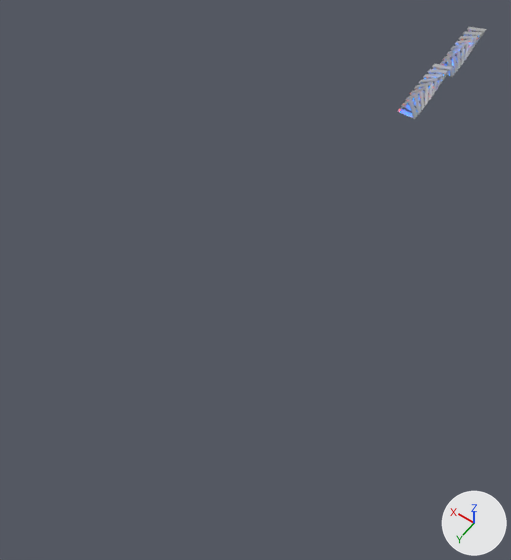
One commit to the Blender file triangles.blend: the scene before it, then after it.
Camera for both pictures: a 50 mm camera at (-39.3, 122.7, 85.7) aimed at (2.8, 63.7, -6.9). Every picture has the same lights, and +X, +Y and +Z are marked at lower right.

The scene before the commit, as lines of its bpy script (objects in view):
```python
me_cylinder = bpy.data.meshes.new('Cylinder')
me_cylinder.from_pydata(...)  # 735 vertices, 715 faces; spans x -1.9..1.9, y 7.43..8.57, z -1.1..2.2
# faces by material slot: [681, 2, 32]
me_cylinder.materials.append(mat_material_001)  # white #e7e7e7
me_cylinder.materials.append(mat_material_002)  # red #ff2000
me_cylinder.materials.append(mat_material_003)  # blue #0064ff
ob_triangle = bpy.data.objects.new('Triangle', me_cylinder)
ob_triangle.location = (0.0, 10.1, 0.0)
_m = ob_triangle.modifiers.new('Array', 'ARRAY')
_m.count = 9
_m.constant_offset_displace = (0.0, 0.0, 0.0)
_m.use_relative_offset = False
_m.relative_offset_displace = (0.0, 0.0, 0.0)
_m.use_object_offset = True
_m.offset_object = ob_empty
ob_whatever = bpy.data.objects.new('Whatever', None)
ob_whatever.location = (0.0, -16.0, 0.0)
ob_whatever.instance_type = 'COLLECTION'
ob_whatever.instance_collection = col_whatever
```
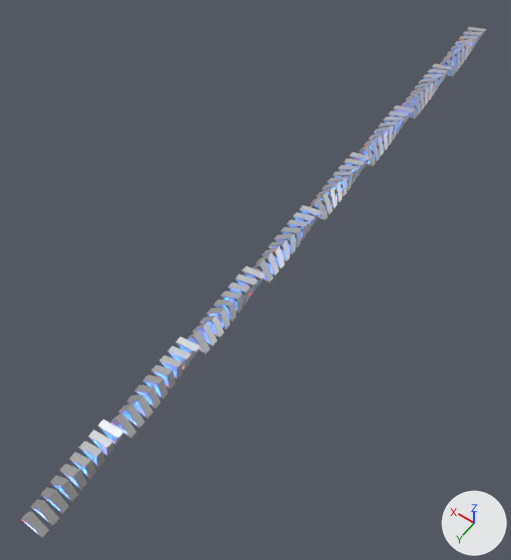
Where the change shows, as pixel boxes (x1, y1, x2, y2) in the pictures (511 x 560 px):
'Whatever.006', added: after (21, 419, 124, 538)
'Whatever.005', added: after (110, 337, 201, 438)
'Whatever.004', added: after (187, 266, 266, 354)
'Whatever.003', added: after (253, 205, 322, 282)
'Whatever.002', added: after (309, 152, 371, 221)
'Whatever.001', added: after (357, 105, 414, 167)

What the commit changed:
Object 'Whatever.006' (ob_whatever_006) is new.
Its location is (0.0, 96.0, 0.0).
Its instance type is 'COLLECTION'.
Its instance collection is col_whatever.
Object 'Whatever.005' (ob_whatever_005) is new.
Its location is (0.0, 80.0, 0.0).
Its instance type is 'COLLECTION'.
Its instance collection is col_whatever.
Object 'Whatever.004' (ob_whatever_004) is new.
Its location is (0.0, 64.0, 0.0).
Its instance type is 'COLLECTION'.
Its instance collection is col_whatever.
Object 'Whatever.003' (ob_whatever_003) is new.
Its location is (0.0, 48.0, 0.0).
Its instance type is 'COLLECTION'.
Its instance collection is col_whatever.
Object 'Whatever.002' (ob_whatever_002) is new.
Its location is (0.0, 32.0, 0.0).
Its instance type is 'COLLECTION'.
Its instance collection is col_whatever.
Object 'Whatever.001' (ob_whatever_001) is new.
Its location is (0.0, 16.0, 0.0).
Its instance type is 'COLLECTION'.
Its instance collection is col_whatever.
